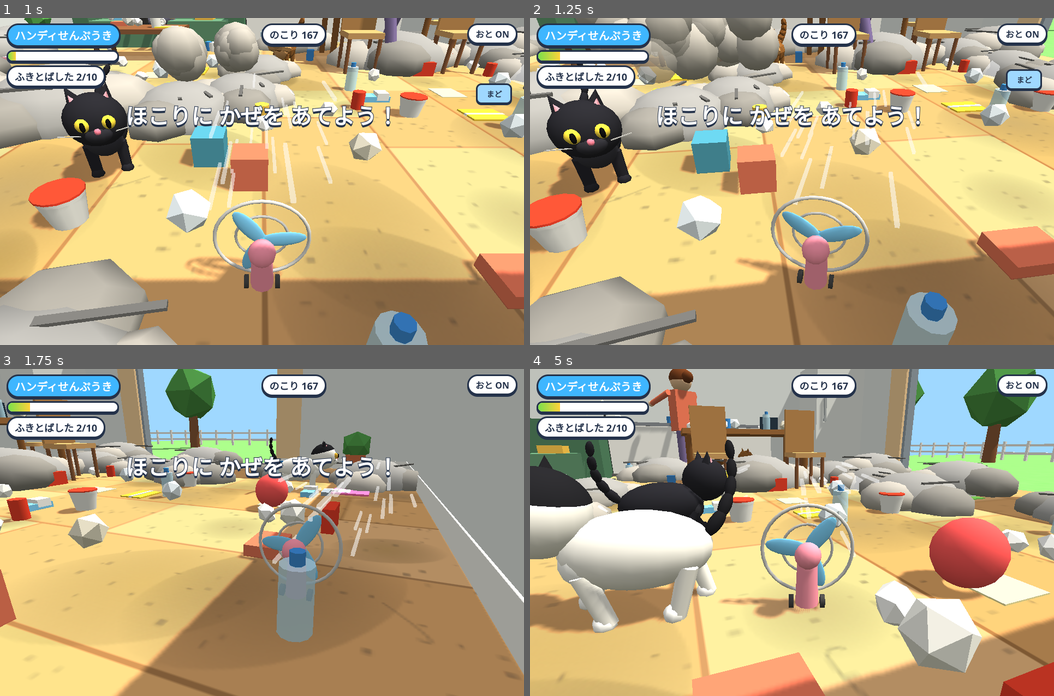
Above: before the commit, frames 1-4 (two rows, left to right).
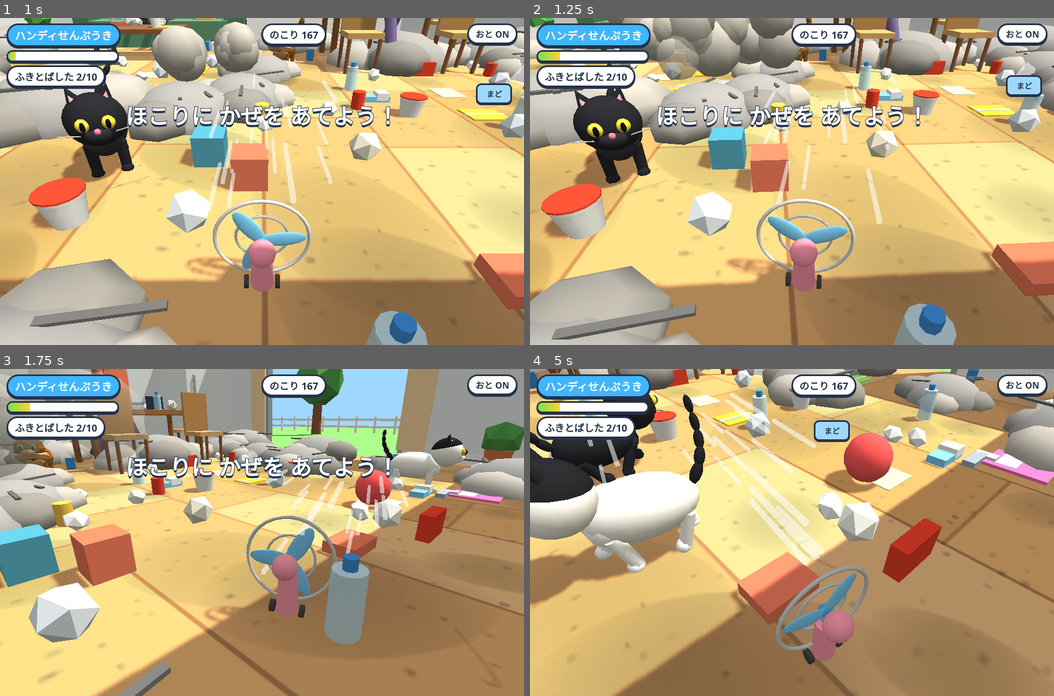
Above: after the commit, the same moments.

Repository: complerseinfo-png/game
Game: browser game, page fan/index.html
The game is run twice, just before and just after one commit, with the same random seed, the same clock (stepped at 60 frames per second) and the same inputs.
Inputs:
- Up to frame 1 (1 s): click "スタート" at 0.27 s
- Up to frame 2 (1.25 s): hold Right from 1.03 s (still down); tap Space at 1.1 s
- Up to frame 3 (1.75 s): release Right at 1.53 s; hold Down from 1.58 s (still down); tap Space at 1.6 s
- Up to frame 4 (5 s): release Down at 1.85 s; hold Left 1.9-2.47 s; tap Space every 0.5 s from 2.1 to 4.6 s; hold Up 2.52-2.82 s; hold Right 2.87-3.53 s; hold Up 3.58-3.82 s; hold Left 3.87-4.3 s; hold Down 4.35-4.68 s; hold Right from 4.73 s (still down)

Frame 1 is identical in both runs. In frame 2, 41% of the frame differs, in the area x 0-100%, y 0-100%; in frame 3, 58%; in frame 4, 83%.

Commit message:
fan: halve left/right sensitivity
Co-Authored-By: Claude Opus 5.5 <noreply@anthropic.com>
Claude-Session: https://claude.ai/code/session_013BDtbipzgeay626yBH3NvG

Diff:
--- a/fan/index.html
+++ b/fan/index.html
@@ -822,6 +822,7 @@
   let ix=stick.dx,iy=stick.dy;
   if(keys.ArrowLeft||keys.KeyA)ix-=1;if(keys.ArrowRight||keys.KeyD)ix+=1;if(keys.ArrowUp||keys.KeyW)iy-=1;if(keys.ArrowDown||keys.KeyS)iy+=1;
   const il=Math.hypot(ix,iy);if(il>1){ix/=il;iy/=il}
+  ix*=0.5; // left/right is half as sensitive as forward/back
   const [tx,tz]=toWorld(ix,iy);
   const k=Math.min(1,dt*(il>0.05?3.2:2.2));
   fan.vx+=(tx*L.speed-fan.vx)*k;fan.vz+=(tz*L.speed-fan.vz)*k;
